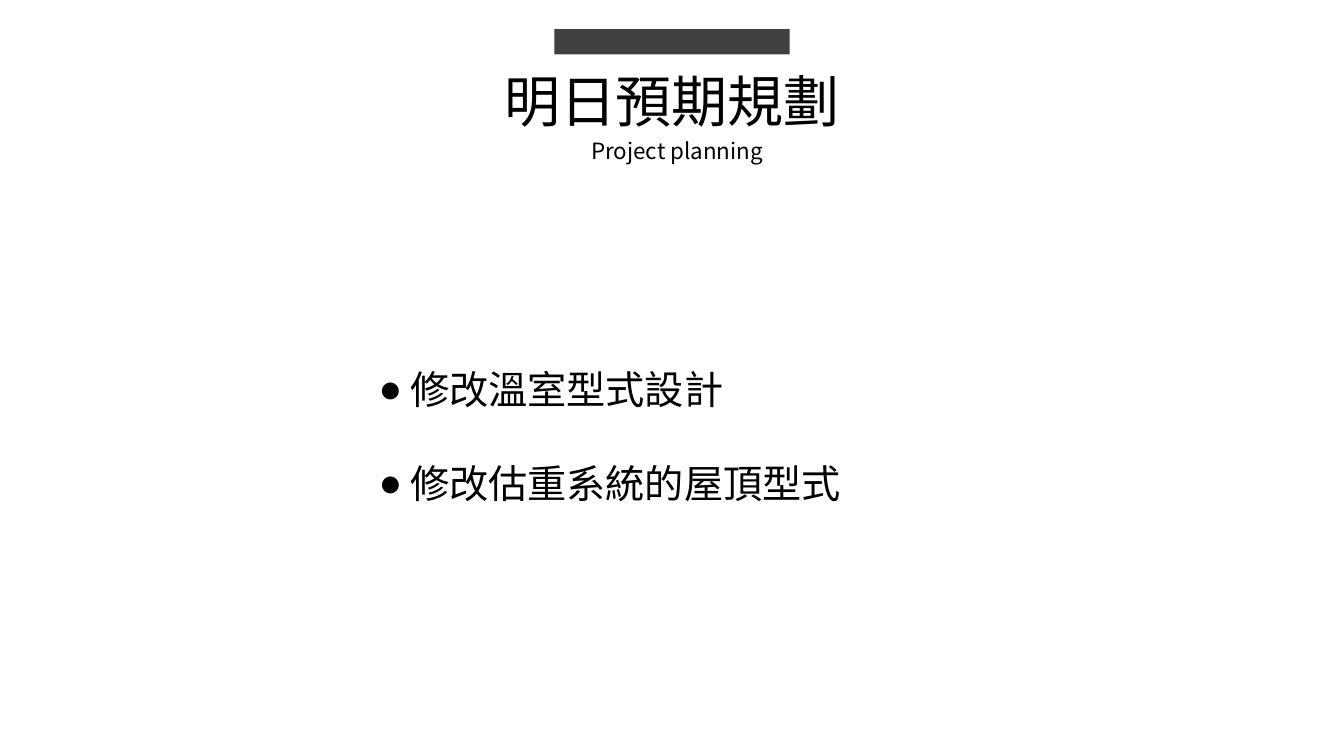
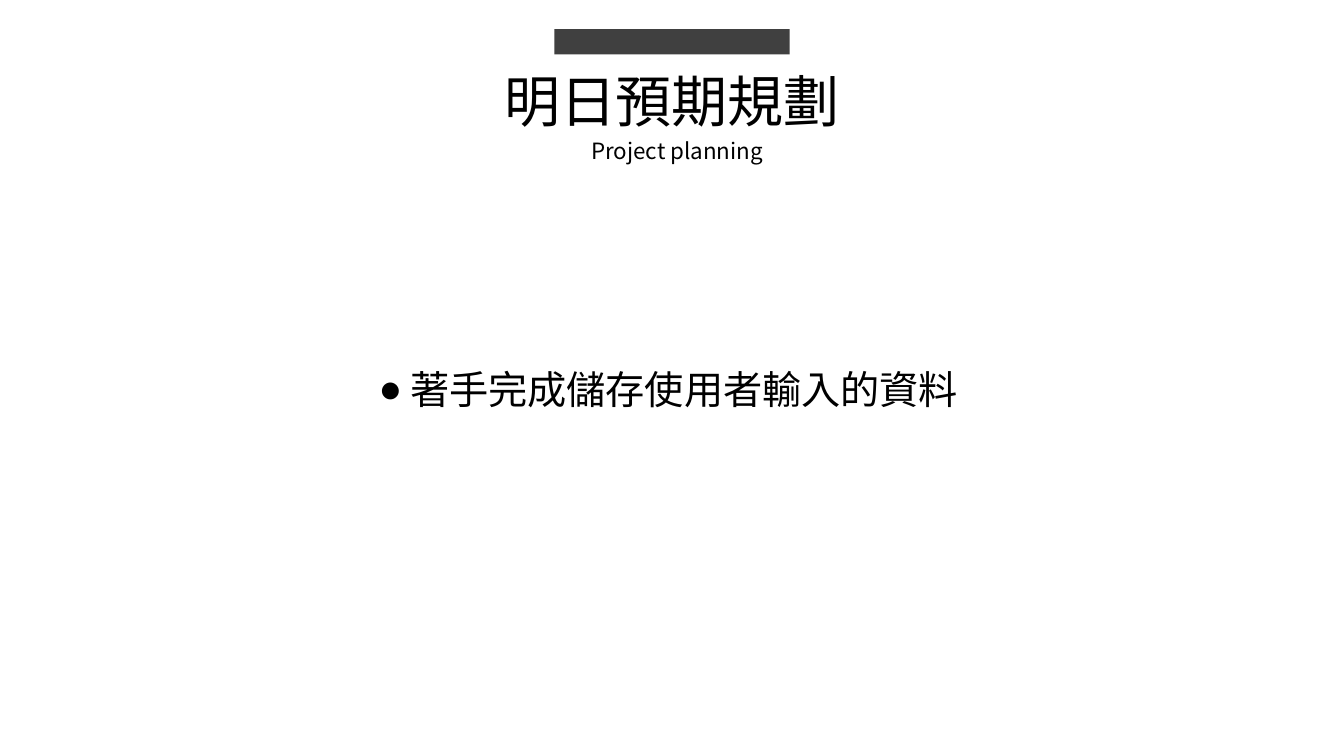
Before and after one commit to king637324/KnowledgeGreenhouseSystem, a slide deck: slide 7 of 工作日報_葉柏漢/2021.08/2021.08.06(加班)~2021.08.09工作日報_葉柏漢.pptx (slide 5 before the commit). Drawn at 1344x756 pixels with LibreOffice and Linux fonts; fonts in the diff are those of the drawing. Boxes give left, top, right and bottom in pixels: in the first picture for what was removed or moved away, otherwise in the second. Text is boxed around its words. In the diff, an @@ line names an element or a change of style, - is before the commit and + after.

```diff
--- a/工作日報_葉柏漢/2021.08/2021.08.06(加班)~2021.08.09工作日報_葉柏漢.pptx
+++ b/工作日報_葉柏漢/2021.08/2021.08.06(加班)~2021.08.09工作日報_葉柏漢.pptx
@@ text at box(410, 371, 958, 408): text changed @@
-● 修改溫室型式設計
-● 修改估重系統的屋頂型式
+● 著手完成儲存使用者輸入的資料
```
Also in this commit, not shown: 1 other slide changed, 2 slides added, 3 other files.
